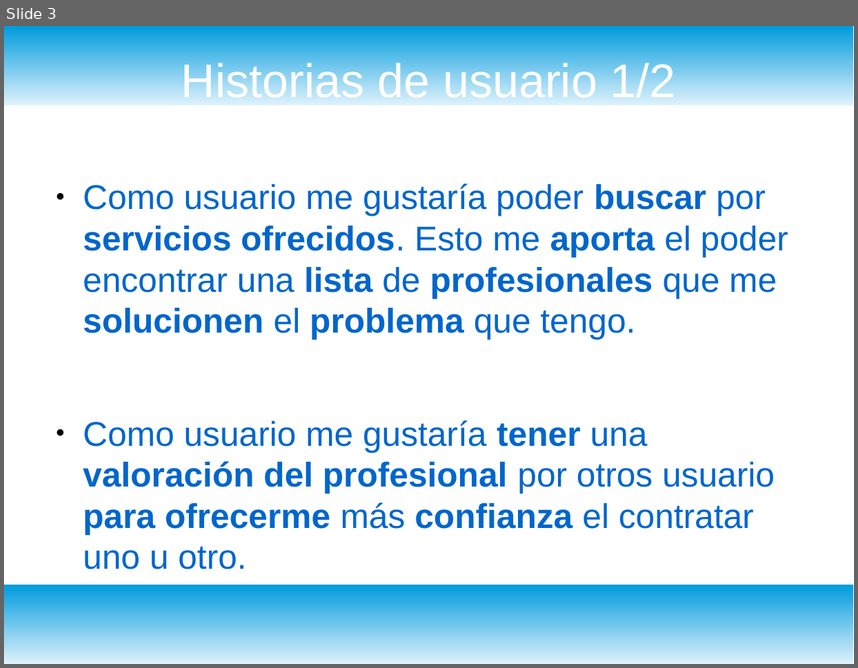
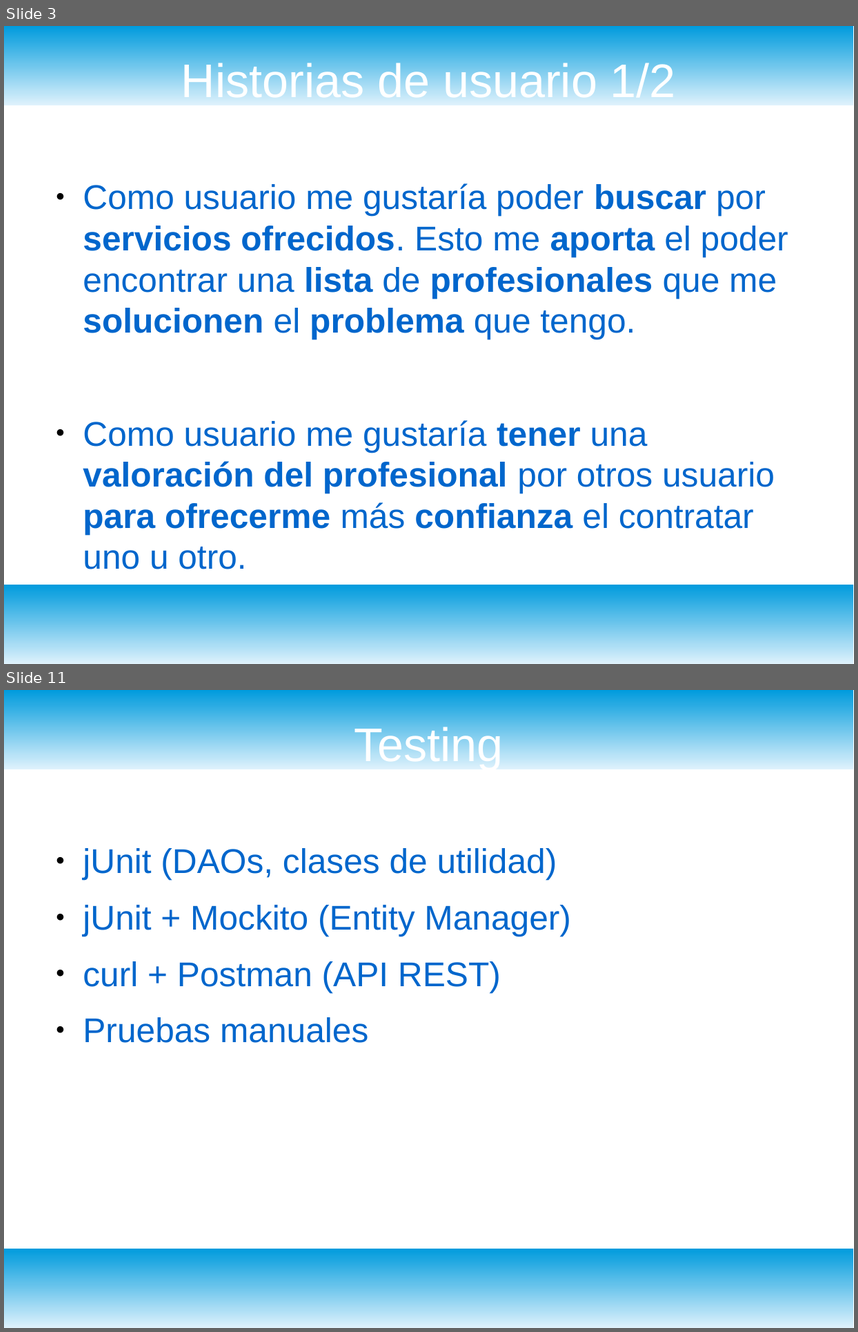
Before and after one commit to bugtamer/WorkerApp2, a slide deck: doc/presentación.odp. Shown one above the other, each under a label of ours: slide 3 before the commit, slides 3 and 11 after it; the slides between them are not shown. The pictures are 858x668 and 858x1332 pixels, drawn with LibreOffice and Linux fonts; fonts in the diff are those of the drawing. Boxes give left, top, right and bottom in pixels: in the first picture for what was removed or moved away, otherwise in the second. Text is boxed around its words. In the diff, an @@ line names an element or a change of style, - is before the commit and + after.

```diff
--- a/doc/presentación.odp
+++ b/doc/presentación.odp
@@ slide 11 added at (4,690,854,1328), background #FFFFFF; not listed: 2 template elements that a slide beside it also shows @@
@@ title added at (355,723,504,769), 44 pt, text #FFFFFF @@
+Testing
@@ text added at (83,848,571,1043), 32 pt, text #0066CC @@
+● jUnit (DAOs, clases de utilidad)
+● jUnit + Mockito (Entity Manager)
+● curl + Postman (API REST)
+● Pruebas manuales
```
Also in this commit, not shown: 2 slides changed, 6 other slides added, 18 other files.
